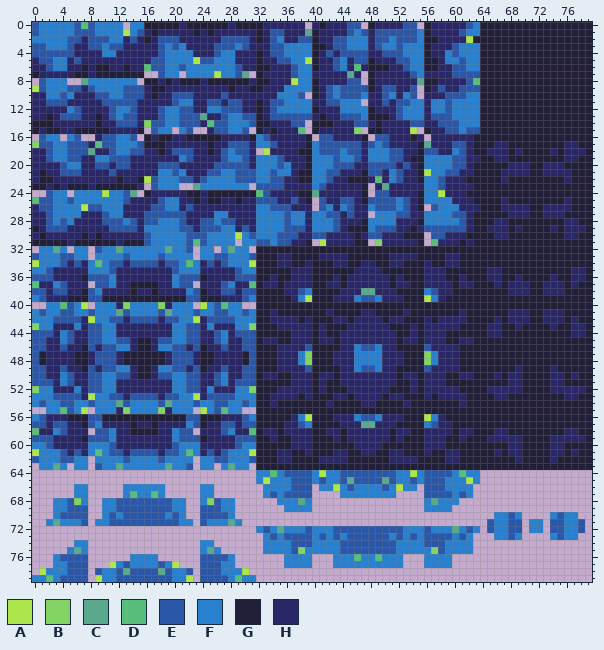
A pixel-art file gets an edit: graphics/source/tilesets/rocks.aseprite. The picture above was drawn from the file before the commit.
80x80 pixels, 1 frame.
Palette (. is transparent): A #aee64d  B #83d464  C #5aa98c  D #57be7c  E #2b57a9  F #2880cf  G #222039  H #292767
After:
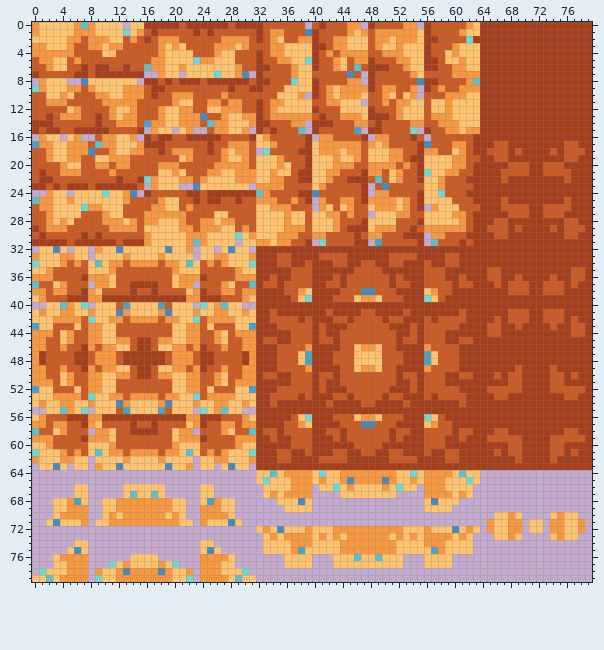
Edits made:
{"change": "layer \"Midnight\" now hidden"}
{"colour":"A","old":"#aee64d","new":"#71d8cf"}
{"colour":"B","old":"#83d464","new":"#4ea1be"}
{"colour":"C","old":"#5aa98c","new":"#4a89bb"}
{"colour":"D","old":"#57be7c","new":"#5fc0c9"}
{"colour":"E","old":"#2b57a9","new":"#f7973f"}
{"colour":"F","old":"#2880cf","new":"#ffc36f"}
{"colour":"G","old":"#222039","new":"#a53f1b"}
{"colour":"H","old":"#292767","new":"#ca5b25"}
{"label":"changed","picture_box":[32,22,592,582]}
